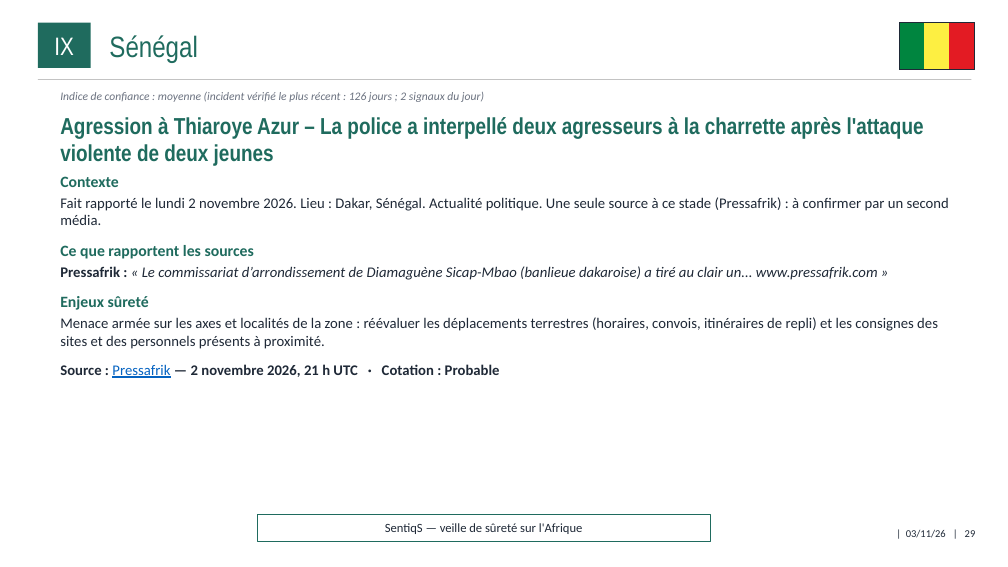
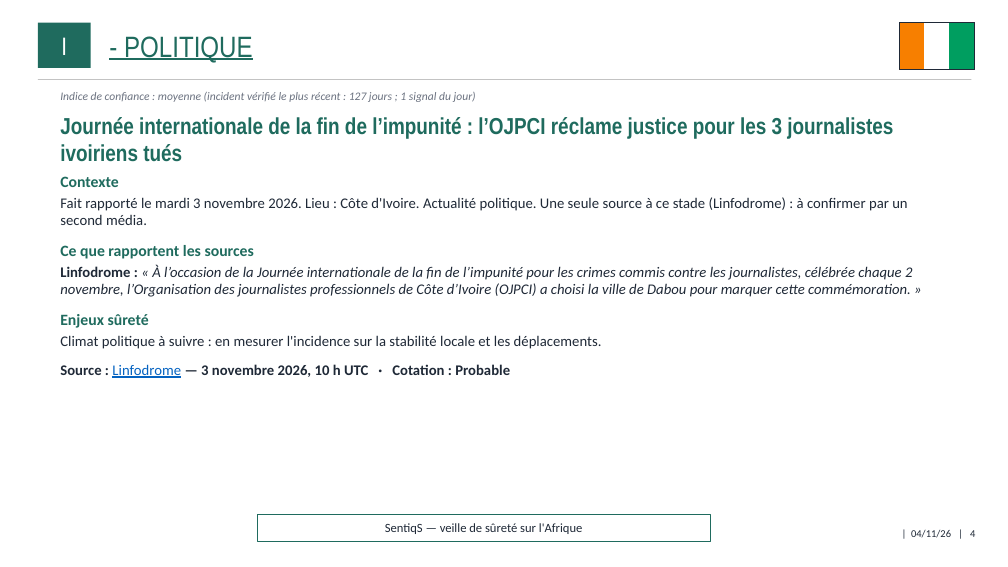
Before and after one commit to ytl1-ops/SentiqS, a slide deck: slide 4 of web/rapports/mensuel/2026-11.pptx (slide 29 before the commit). Drawn at 1008x567 pixels with LibreOffice and Linux fonts; fonts in the diff are those of the drawing. Boxes give left, top, right and bottom in pixels: in the first picture for what was removed or moved away, otherwise in the second. Text is boxed around its words. In the diff, an @@ line names an element or a change of style, - is before the commit and + after.

```diff
--- a/web/rapports/mensuel/2026-11.pptx
+++ b/web/rapports/mensuel/2026-11.pptx
@@ rectangle at (x1=900, y1=23, x2=925, y2=70): fill #00853F to #F77F00; outline #00853F 1 pt to #F77F00 1 pt @@
@@ rectangle at (x1=925, y1=23, x2=950, y2=70): fill #FDEF42 to #FFFFFF; outline #FDEF42 1 pt to #FFFFFF 1 pt @@
@@ rectangle at (x1=950, y1=23, x2=975, y2=70): fill #E31B23 to #009E60; outline #E31B23 1 pt to #009E60 1 pt @@
@@ text in rectangle at (x1=61, y1=37, x2=67, y2=55): text changed @@
-IX
+I
@@ text at (x1=124, y1=36, x2=253, y2=62): text changed @@
-Sénégal
+- POLITIQUE
@@ text at (x1=60, y1=92, x2=476, y2=102): text changed @@
-Indice de confiance : moyenne (incident vérifié le plus récent : 126 jours ; 2 signaux du jour)
+Indice de confiance : moyenne (incident vérifié le plus récent : 127 jours ; 1 signal du jour)
@@ text at (x1=60, y1=117, x2=893, y2=162): text changed @@
-Agression à Thiaroye Azur – La police a interpellé deux agresseurs à la charrette après l'attaque violente de deux jeunes
+Journée internationale de la fin de l’impunité : l’OJPCI réclame justice pour les 3 journalistes ivoiriens tués
@@ text at (x1=60, y1=197, x2=907, y2=225): text changed @@
-Fait rapporté le lundi 2 novembre 2026. Lieu : Dakar, Sénégal. Actualité politique. Une seule source à ce stade (Pressafrik) : à confirmer par un second média.
+Fait rapporté le mardi 3 novembre 2026. Lieu : Côte d'Ivoire. Actualité politique. Une seule source à ce stade (Linfodrome) : à confirmer par un second média.
@@ text at (x1=60, y1=264, x2=912, y2=297): text changed @@
-Pressafrik : « Le commissariat d’arrondissement de Diamaguène Sicap-Mbao (banlieue dakaroise) a tiré au clair un... www.pressafrik.com »
+Linfodrome : « À l’occasion de la Journée internationale de la fin de l’impunité pour les crimes commis contre les journalistes, célébrée chaque 2 novembre, l’Organisation des journalistes professionnels de Côte d’Ivoire (OJPCI) a choisi la ville de Dabou pour marquer cette commémoration. »
@@ text at (x1=60, y1=335, x2=602, y2=378): text changed @@
-Menace armée sur les axes et localités de la zone : réévaluer les déplacements terrestres (horaires, convois, itinéraires de repli) et les consignes des sites et des personnels présents à proximité.
-Source : Pressafrik — 2 novembre 2026, 21 h UTC · Cotation : Probable
+Climat politique à suivre : en mesurer l'incidence sur la stabilité locale et les déplacements.
+Source : Linfodrome — 3 novembre 2026, 10 h UTC · Cotation : Probable
@@ text at (x1=911, y1=530, x2=975, y2=538): text changed @@
-| 03/11/26 | 29
+| 04/11/26 | 4
```
Also in this commit, not shown: 31 other slides changed, 1 slide added, 11 other files.
